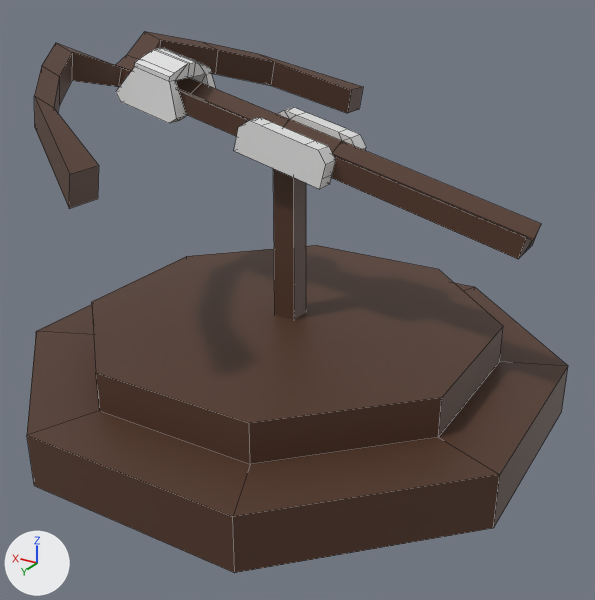
Before and after pictures for a commit that changed the FBX model Assets/Models/Ballista.fbx.
Both versions are drawn from a camera (50 mm lens) standing at (-1.232, 2.012, 1.357) and looking at (-0.058, 0.055, 0.378). Every picture has the same lights, and +X, +Y and +Z are marked at lower left. Mesh edges are drawn as thin lines.

The first picture shows 'Ballista Barrel', 'Ballista Bottom'.
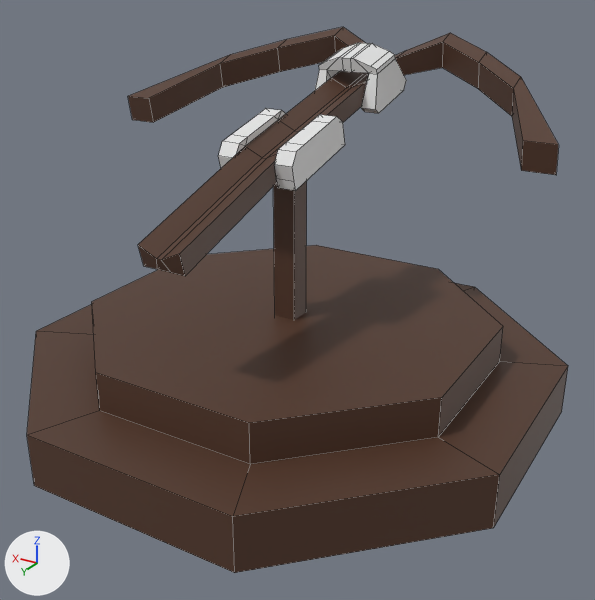
Commit message: ballısta rotated

Pixel boxes (x1, y1, x2, y2) of what changed, in the pictures (595 x 600 px; the box of a moved part takes in the faces that stretch with it):
'Ballista Bottom', turned
    before: (27, 168, 568, 573)
    after: (27, 180, 568, 573)
'Ballista Barrel', reshaped, turned
    before: (34, 32, 541, 259)
    after: (128, 27, 558, 276)
part 1 of me_ballista_barrel, moved or reshaped
    before: (332, 141, 541, 259)
    after: (138, 146, 277, 276)

Patch to the scene script:
```diff
--- a/Assets/Models/Ballista.fbx.py
+++ b/Assets/Models/Ballista.fbx.py
@@ me_ballista_barrel @@
 me_ballista_barrel.from_pydata(...)  # 176 vertices, 170 faces; spans x -116.4..26.0, y -34.5..11.4, z -72.5..72.5
 # used by ob_ballista_barrel; parent = ob_ballista_bottom; location = (44.15, 98.04, 0.0)
 # before: 8 (-114.9, -34.5, 6.4) at pixel (532, 244), 9 (-114.9, -34.5, -6.4) at pixel (518, 259), 12 (-116.4, -28.4, 6.4) at pixel (541, 223), 13 (-116.4, -28.4, -6.4) at pixel (526, 237), 136 (-114.9, -34.5, 2.1) at pixel (528, 249)
 # before: 137 (-114.9, -34.5, -2.1) at pixel (523, 254), 140 (-116.4, -31.0, 0.7) at pixel (533, 239), 141 (-116.4, -31.0, -0.7) at pixel (532, 240)
+# me_ballista_barrel part 1
+for i in [8, 9, 12, 13, 136, 137, 140, 141]: me_ballista_barrel.vertices[i].co += Vector((12.4, 0.0, 0.0))
 me_ballista_barrel.materials.append(mat_ballista_wood)
@@ ob_ballista_bottom @@
 ob_ballista_bottom.location = (0.0, 0.0, 0.0)
-ob_ballista_bottom.rotation_euler = (1.571, 0.0, 0.0)  # degrees (90, 0, 0)
+ob_ballista_bottom.rotation_euler = (1.571, 0.0, -1.571)  # degrees (90, 0, -90)
 ob_ballista_bottom.scale = (0.01, 0.01, 0.01)
```
